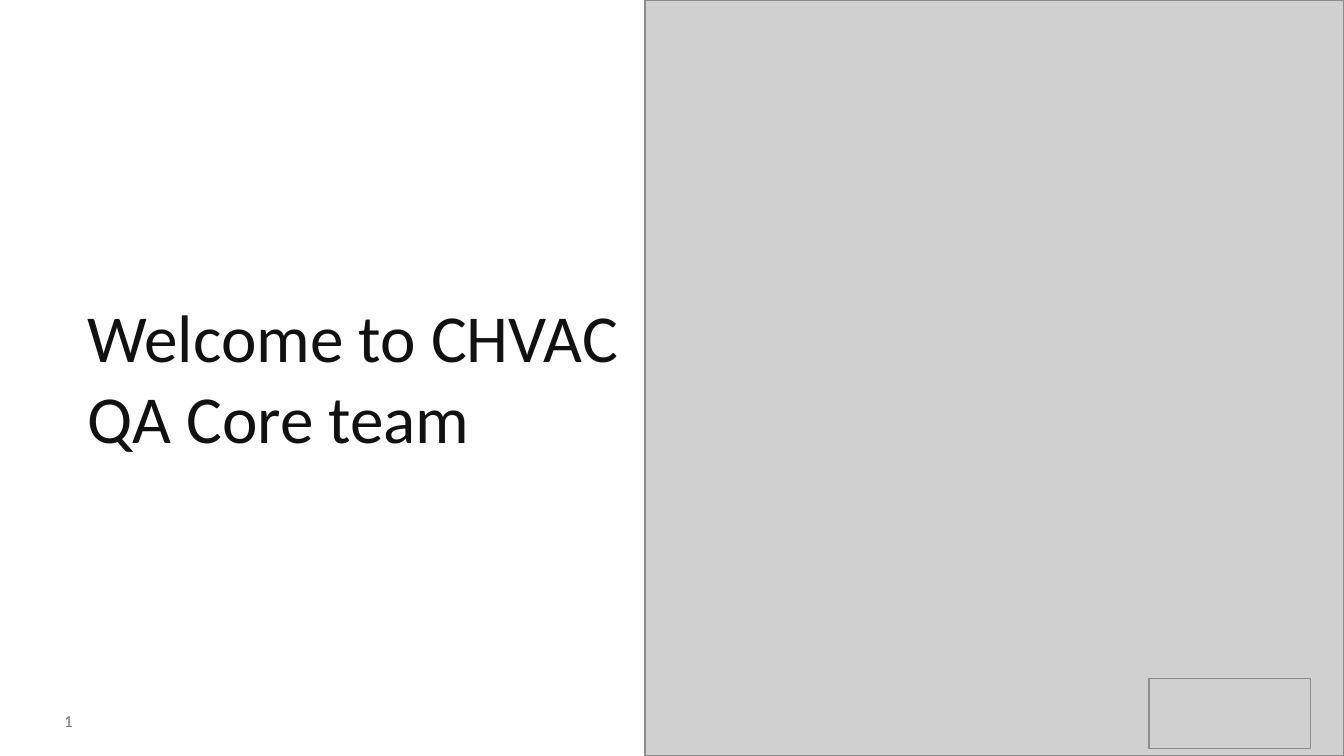
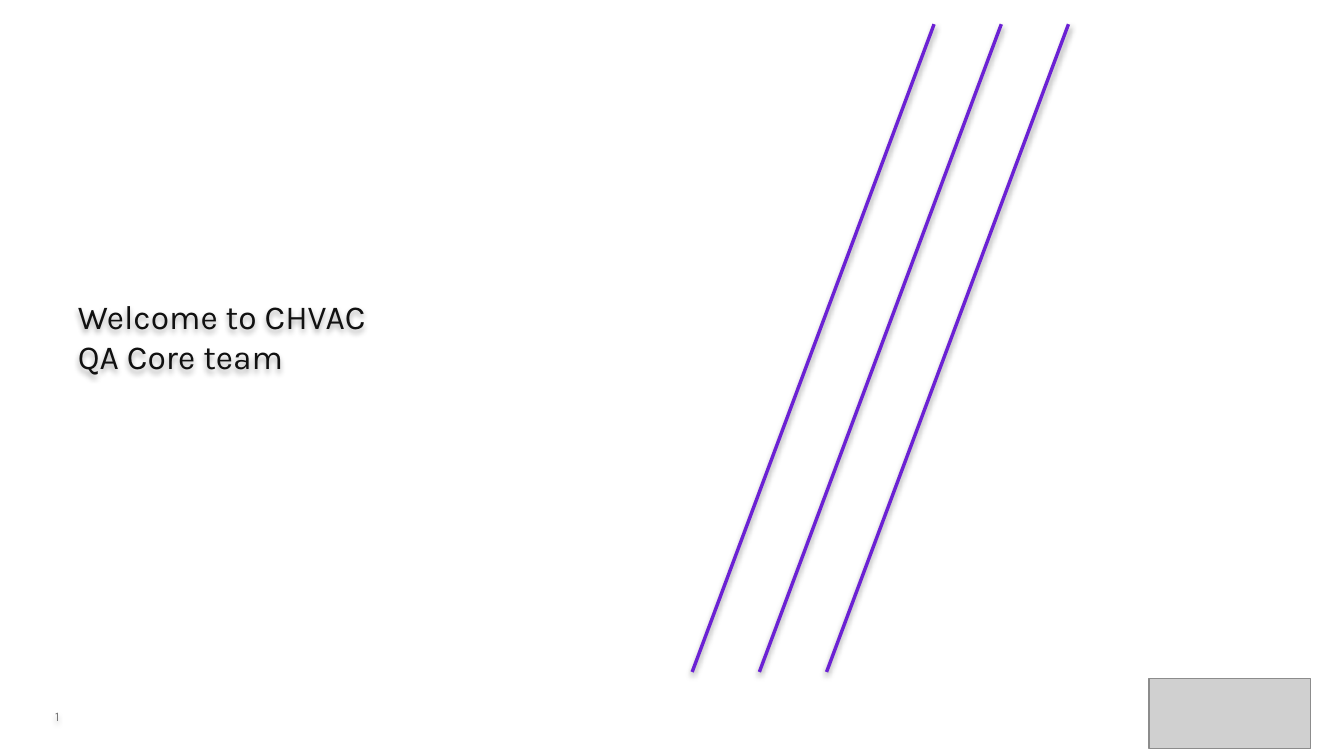
Before and after one commit to Sagar-konkanagaon/ETL__ASSIGNMENT, a slide deck: slide 1 of CHVAC_QA_Onboarding_Updated (1).pptx. Drawn at 1344x756 pixels with LibreOffice and Linux fonts; fonts in the diff are those of the drawing; grey boxes stand for pictures. Boxes give left, top, right and bottom in pixels: in the first picture for what was removed or moved away, otherwise in the second. Text is boxed around its words. In the diff, an @@ line names an element or a change of style, - is before the commit and + after.

```diff
--- a/CHVAC_QA_Onboarding_Updated (1).pptx
+++ b/CHVAC_QA_Onboarding_Updated (1).pptx
@@ picture removed at <box>645,0,1344,755</box> @@
@@ line added from (692, 672) to (934, 24), #6B21D4 1.8 pt @@
@@ line added from (759, 672) to (1001, 24), #6B21D4 1.8 pt @@
@@ line added from (827, 672) to (1068, 24), #6B21D4 1.8 pt @@
@@ text at <box>78,306,366,375</box>: text changed; size 36 to 18 pt; font Calibri to Karla @@
-Welcome to CHVAC QA Core team
+Welcome to CHVAC
+QA Core team
@@ text "1" at <box>55,713,59,721</box>: size 9 to 7 pt, font Calibri to Karla @@
```
Also in this commit, not shown: 13 other slides changed.
